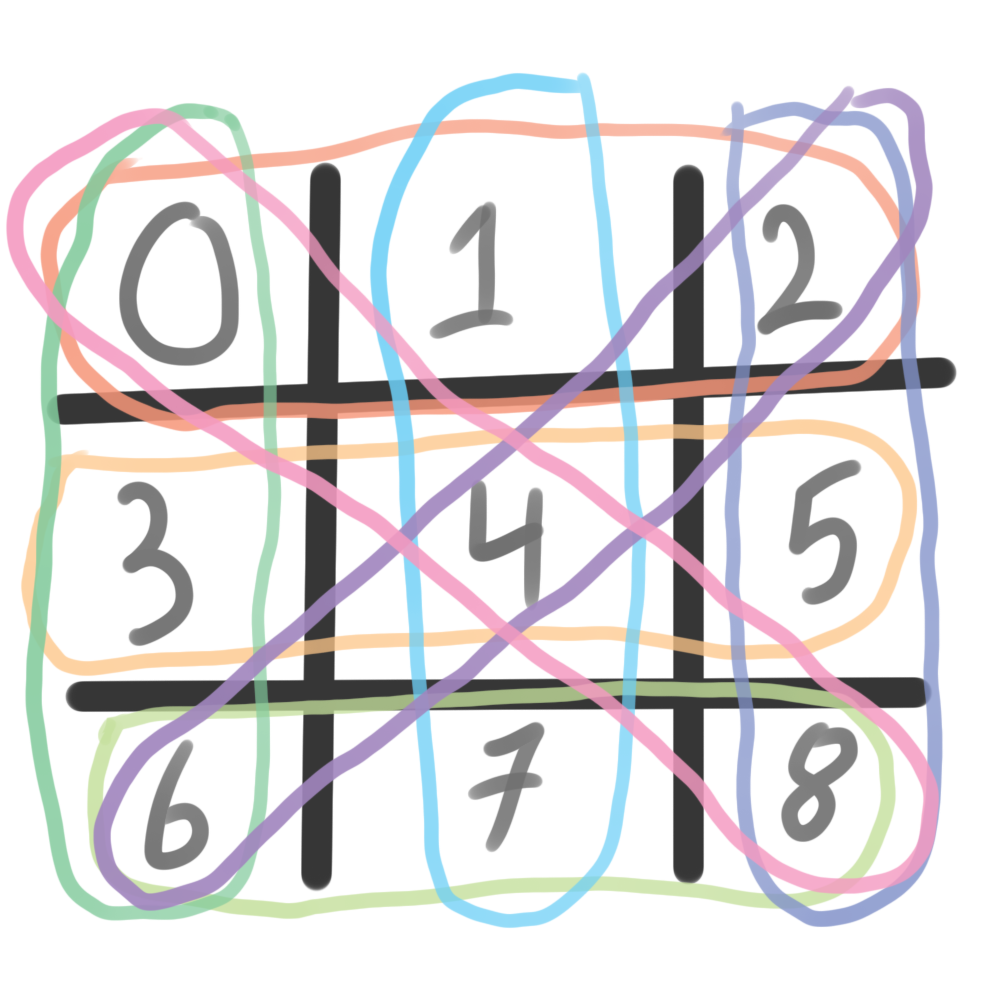
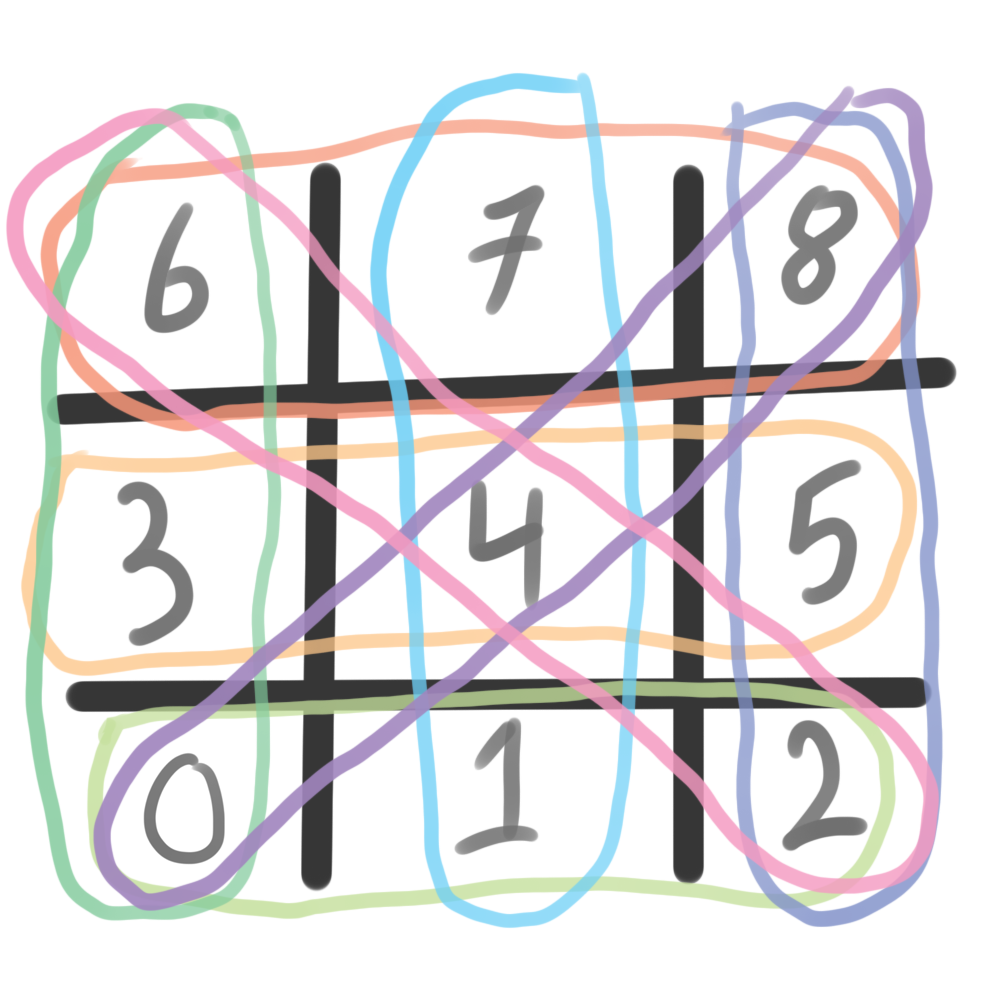
Before/after of a 1000×1000 layered artwork. What changed in the layer stack:
added layer "Layer 13" in group "Group 1" over <box>143,752,225,865</box>
added layer "Layer 11" in group "Group 1" over <box>454,717,869,856</box>
painted on "Layer 2" over <box>118,184,863,871</box>
